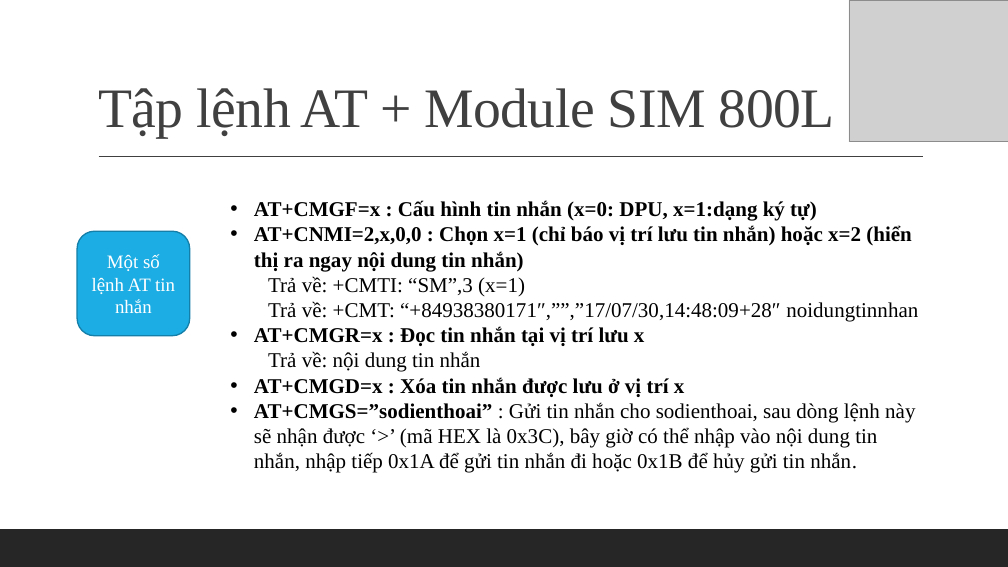
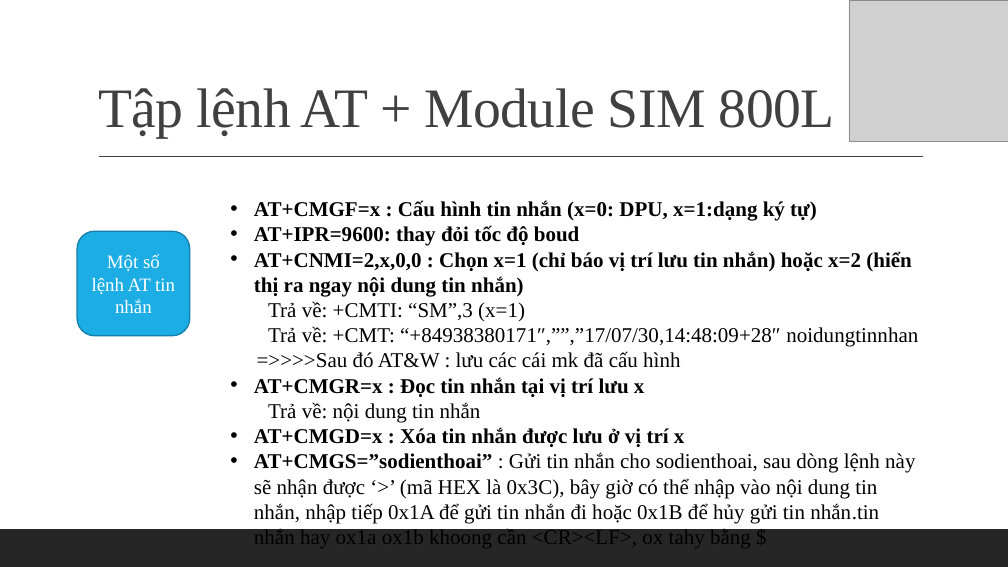
Before and after one commit to VANTHO15/SIM_LCD_HOC, a slide deck: slide 7 of Slide khoá SIM/Lesson_3.pptx. Drawn at 1008x567 pixels with LibreOffice and Linux fonts; fonts in the diff are those of the drawing; grey boxes stand for pictures. Boxes give left, top, right and bottom in pixels: in the first picture for what was removed or moved away, otherwise in the second. Text is boxed around its words. In the diff, an @@ line names an element or a change of style, - is before the commit and + after.

Commit message:
Tho

```diff
--- a/Slide khoá SIM/Lesson_3.pptx
+++ b/Slide khoá SIM/Lesson_3.pptx
@@ text at <box>254,225,580,246</box>: paragraph added @@
+• AT+IPR=9600: thay đỏi tốc độ boud
@@ text at <box>257,351,680,368</box>: paragraph added @@
+=>>>>Sau đó AT&W : lưu các cái mk đã cấu hình
@@ text at <box>254,452,915,529</box>: text changed @@
-• AT+CMGS=”sodienthoai” : Gửi tin nhắn cho sodienthoai, sau dòng lệnh này sẽ nhận được ‘>’ (mã HEX là 0x3C), bây giờ có thể nhập vào nội dung tin nhắn, nhập tiếp 0x1A để gửi tin nhắn đi hoặc 0x1B để hủy gửi tin nhắn.
+• AT+CMGS=”sodienthoai” : Gửi tin nhắn cho sodienthoai, sau dòng lệnh này sẽ nhận được ‘>’ (mã HEX là 0x3C), bây giờ có thể nhập vào nội dung tin nhắn, nhập tiếp 0x1A để gửi tin nhắn đi hoặc 0x1B để hủy gửi tin nhắn.tin nhắn hay ox1a ox1b khoong cần <CR><LF>, ox tahy bằng $
```
Also in this commit, not shown: 2 other slides changed.
